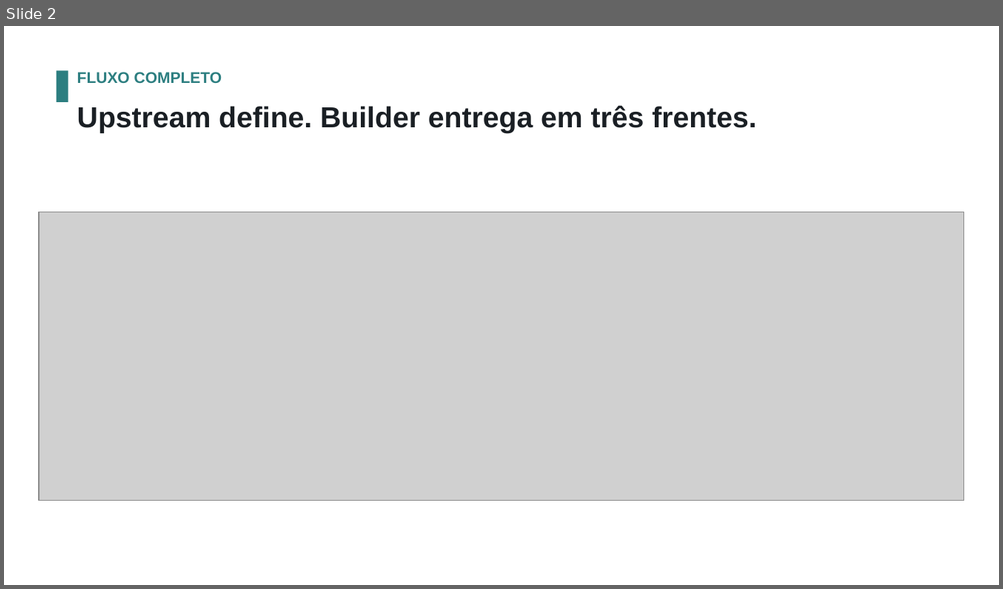
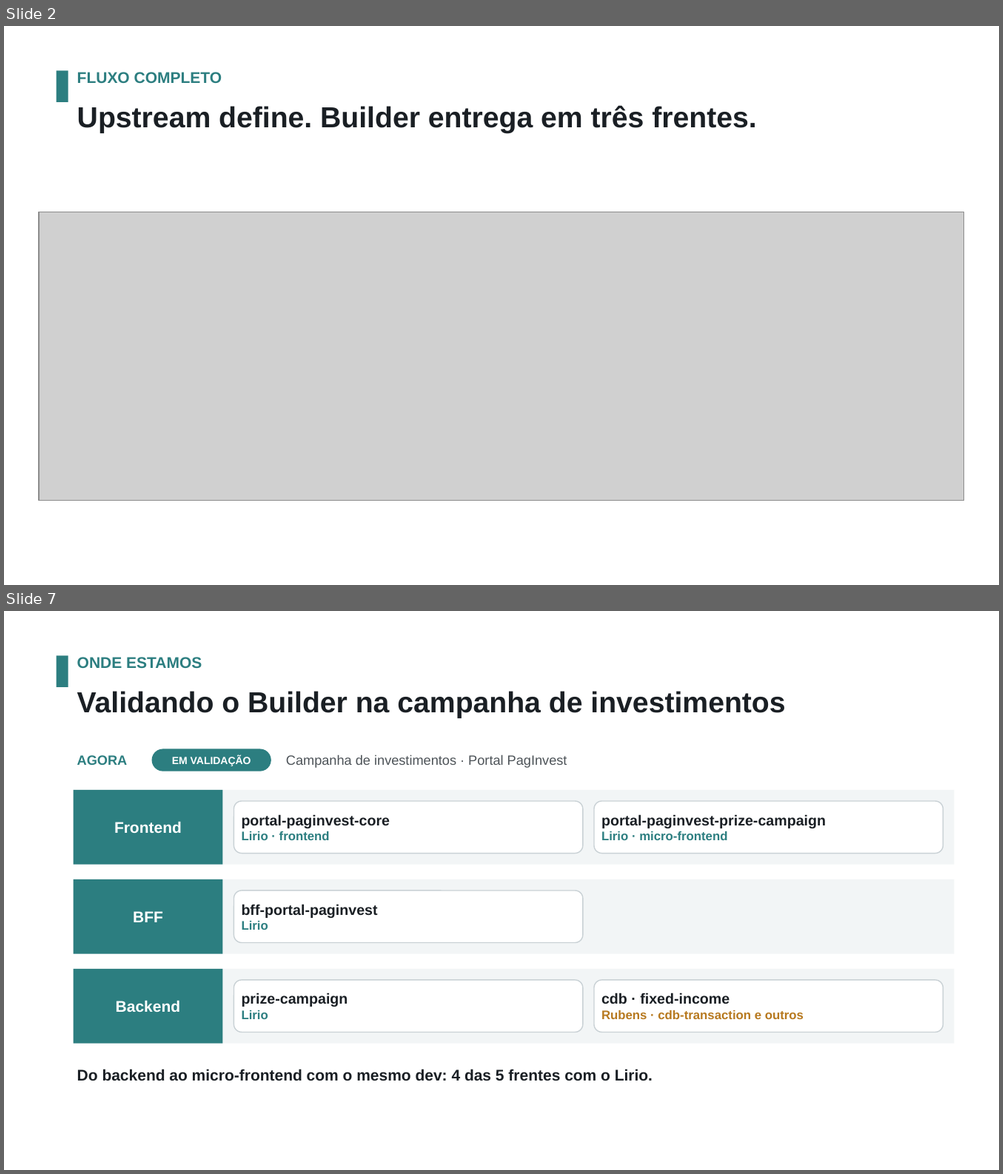
Before and after one commit to diegolirio/workflow-ai-first, a slide deck: builder.pptx. Shown one above the other, each under a label of ours: slide 2 before the commit, slides 2 and 7 after it; the slides between them are not shown. The pictures are 1003x589 and 1003x1174 pixels, drawn with LibreOffice and Linux fonts; fonts in the diff are those of the drawing; grey boxes stand for pictures; background and template pictures are left out. Boxes give left, top, right and bottom in pixels: in the first picture for what was removed or moved away, otherwise in the second. Text is boxed around its words. In the diff, an @@ line names an element or a change of style, - is before the commit and + after.

```diff
--- a/builder.pptx
+++ b/builder.pptx
@@ slide 7 added at [4,611,999,1170], background picture (left out) @@
@@ rectangle added at [57,655,68,687], fill #2C7E80 @@
@@ text added at [77,657,202,668], 15 pt, text #2C7E80, bold @@
+ONDE ESTAMOS
@@ text added at [77,691,785,718], 28 pt, text #1A1F24, bold @@
+Validando o Builder na campanha de investimentos
@@ text added at [77,755,128,765], 13 pt, text #2C7E80, bold @@
+AGORA
@@ rounded rectangle added at [152,749,271,772], fill #2C7E80 @@
@@ text added at [172,755,251,766], 10 pt, text #FFFFFF, bold @@
+EM VALIDAÇÃO
@@ text added at [286,755,567,768], 13 pt, text #4D5358 @@
+Campanha de investimentos · Portal PagInvest
@@ rectangle added at [74,790,954,865], fill #F2F5F6 @@
@@ rectangle added at [74,790,222,865], fill #2C7E80 @@
@@ rounded rectangle added at [234,801,583,854], fill #FFFFFF, outline #C9D1D5 1 pt @@
@@ rounded rectangle added at [595,801,943,854], fill #FFFFFF, outline #C9D1D5 1 pt @@
@@ text added at [114,821,182,833], 15 pt, text #FFFFFF, bold @@
+Frontend
@@ text added at [242,815,390,840], 14 pt, text #1A1F24, bold @@
+portal-paginvest-core
+Lirio · frontend
@@ text added at [601,815,825,840], 14 pt, text #1A1F24, bold @@
+portal-paginvest-prize-campaign
+Lirio · micro-frontend
@@ rectangle added at [74,880,954,954], fill #F2F5F6 @@
@@ rectangle added at [74,880,222,954], fill #2C7E80 @@
@@ rounded rectangle added at [234,891,583,943], fill #FFFFFF, outline #C9D1D5 1 pt @@
@@ text added at [133,911,163,923], 15 pt, text #FFFFFF, bold @@
+BFF
@@ text added at [242,904,378,930], 14 pt, text #1A1F24, bold @@
+bff-portal-paginvest
+Lirio
@@ rectangle added at [74,969,954,1044], fill #F2F5F6 @@
@@ rectangle added at [74,969,222,1044], fill #2C7E80 @@
@@ rounded rectangle added at [234,980,583,1033], fill #FFFFFF, outline #C9D1D5 1 pt @@
@@ rounded rectangle added at [595,980,943,1033], fill #FFFFFF, outline #C9D1D5 1 pt @@
@@ text added at [116,1000,180,1012], 15 pt, text #FFFFFF, bold @@
+Backend
@@ text added at [242,993,348,1019], 14 pt, text #1A1F24, bold @@
+prize-campaign
+Lirio
@@ text added at [601,993,803,1019], 12 pt, text #B7791F, bold @@
+cdb · fixed-income
+Rubens · cdb-transaction e outros
@@ text added at [77,1069,652,1082], 15 pt, text #1A1F24, bold @@
+Do backend ao micro-frontend com o mesmo dev: 4 das 5 frentes com o Lirio.
```
Also in this commit, not shown: 4 slides changed, 2 other slides added, 3 other files.
